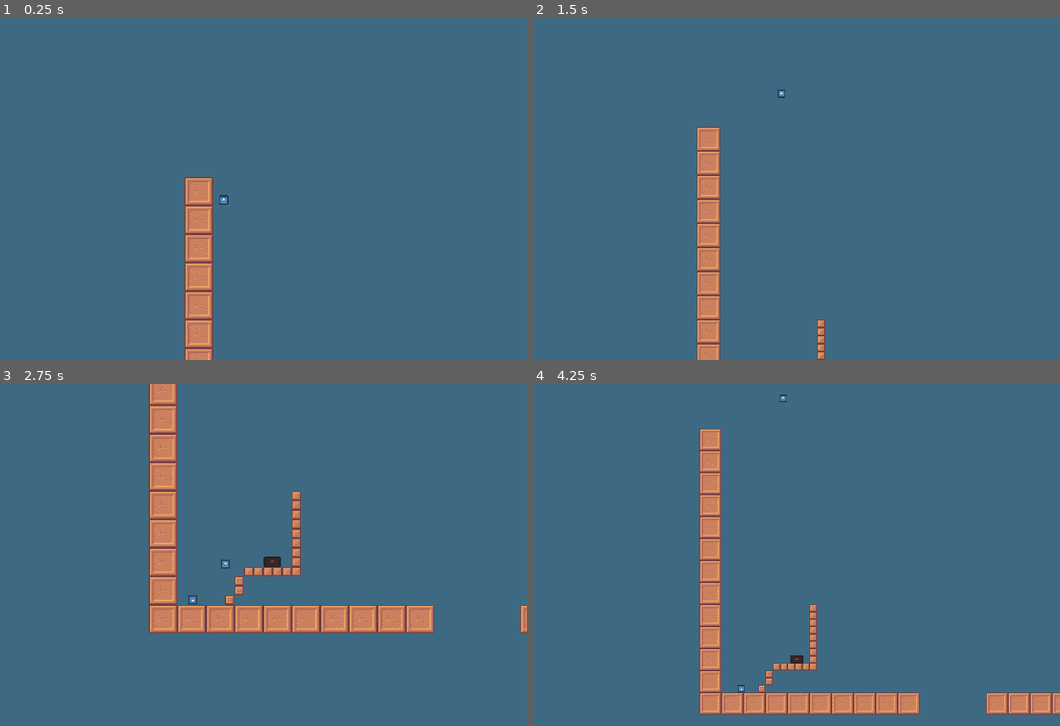
Above: before the commit, frames 1-4 (two rows, left to right).
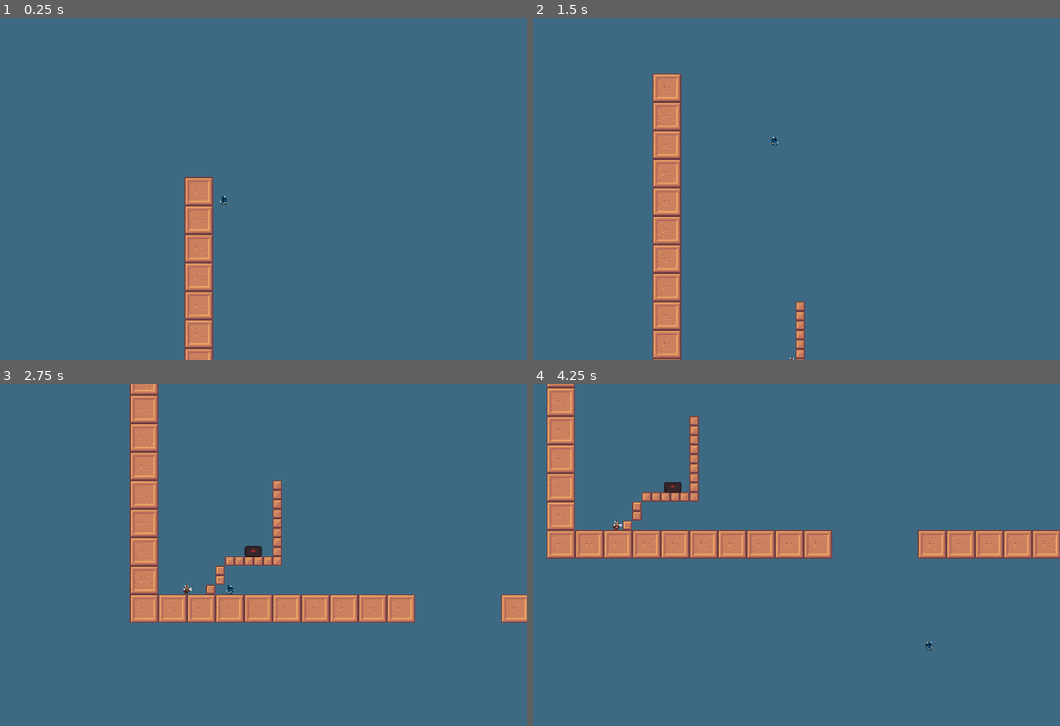
Above: after the commit, the same moments.

Repository: Shaayer/Platformer-Race
Game: Godot game, scene res://control.tscn
Same seed, same stepped clock (60 frames per second), same inputs: the game is played once before the commit and once after it. The engine's default icon, where the game draws it, is replaced by a stand-in: a white triangle on a blue panel in a dark square.
Inputs:
- Up to frame 1 (0.25 s): no input
- Up to frame 2 (1.5 s): hold 1 (1) 0.53-1.28 s; hold Right (ui_right) from 0.53 s (still down); tap Up (ui_up) at 0.77, 1.07 s; tap 2 (2) at 0.8, 1.35 s
- Up to frame 3 (2.75 s): tap Up (ui_up) at 1.52, 1.82 s; tap A (a) at 1.55, 2.1 s; release Right (ui_right) at 2.03 s; hold Left (ui_left) from 2.03 s (still down); tap D (d) at 2.3 s
- Up to frame 4 (4.25 s): release Left (ui_left) at 2.78 s; hold Right (ui_right) from 2.78 s (still down); tap D (d) at 2.85 s; tap Up (ui_up) at 3.02, 3.32, 3.77, 3.8, 4.07 s; tap W (w) at 3.05, 3.6 s

The runs differ from the first frame. In frame 1, less than 0.1% of the frame differs, in the area x 41-44%, y 51-55%; in frame 2, 8.2%; in frame 3, 12%; in frame 4, 17%, in the area x 2-100%, y 0-97%.

Commit message:
music, push off wall jumping, and player icons

Diff:
--- a/CharacterBody2D.gd
+++ b/CharacterBody2D.gd
@@ -5,11 +5,13 @@
 @onready var left = $Left
 @onready var wall: RayCast2D = $Wall
 
-const SPEED = 300.0
+const SPEED = 7000
 const JUMP_VELOCITY = -400.0
 # Get the gravity from the project settings to be synced with RigidBody nodes.
 var gravity = ProjectSettings.get_setting("physics/2d/default_gravity")
 var canJump=false
+var onWall="none"
+var acceleration=0
 func _ready():
 	$Area2D.player=self
 
@@ -21,6 +23,8 @@
 		left.enabled=true
 		right.enabled=true
 		canJump=false
+		onWall="none"
+		acceleration=0
 
 	# Handle jump.
 	if Input.is_action_just_pressed("ui_up") and is_on_floor():
@@ -30,32 +34,43 @@
 	# As good practice, you should replace UI actions with custom gameplay actions.
 	var direction = Input.get_axis("ui_left", "ui_right")
 	if direction:
-		velocity.x = direction * SPEED
-	else:
-		velocity.x = move_toward(velocity.x, 0, SPEED)
+		velocity.x += direction * SPEED
+	if direction==-1:
+		$Image.flip_h=false
+	if direction==1:
+		$Image.flip_h=true
+
+	velocity.x = lerpf(velocity.x, 0,0.95)
+	print(velocity.x)
 	#if is_on_wall_only() and velocity.y>0:
 
 	if left.is_colliding():
 			left.enabled=false
 			right.enabled=true
 			canJump=true
-			print("left")
+			onWall="left"
 	if right.is_colliding():
 			left.enabled=true
 			right.enabled=false
 			canJump=true
-			print("right")
+			onWall="right"
 	if wall.is_colliding():
-		print("wall")
+		pass
 	else:
 		canJump=false
 	if canJump and velocity.y>0:
 			if Input.is_action_just_pressed("ui_up"):
 				velocity.y = JUMP_VELOCITY
 				canJump=false
+				if onWall=="right":
+						acceleration=-600
+				elif onWall=="left":
+						acceleration=600
 			else:
 				velocity.y=3000*delta
 
+	velocity.x+=acceleration
+	acceleration=lerpf(acceleration, 0,0.093)
 	move_and_slide()
 
 func death():
--- a/control.tscn
+++ b/control.tscn
@@ -7,7 +7,9 @@
 [ext_resource type="Texture2D" uid="uid://11ia1apqsi5w" path="res://icon.svg" id="3_2prb6"]
 [ext_resource type="Script" path="res://player.gd" id="3_b6ei8"]
 [ext_resource type="Script" path="res://PlayerArea.gd" id="5_g41vc"]
+[ext_resource type="Texture2D" uid="uid://bvadojubl8vbh" path="res://SomeCharacters_by_Ragewortt-svg (1).png" id="6_8tm54"]
 [ext_resource type="PackedScene" uid="uid://b15xiwyi573mn" path="res://enemy.tscn" id="7_7le2p"]
+[ext_resource type="Texture2D" uid="uid://b0cekmj14prms" path="res://SomeCharacters_by_Ragewortt-svg.png" id="7_hl74n"]
 [ext_resource type="Script" path="res://Finish.gd" id="9_a1yos"]
 [ext_resource type="Script" path="res://Area2D2.gd" id="10_b6xfx"]
 [ext_resource type="Script" path="res://Enemy2.gd" id="11_uggpo"]
@@ -15,6 +17,7 @@
 [ext_resource type="Script" path="res://UpDownEnemy.gd" id="13_auuwx"]
 [ext_resource type="Script" path="res://UpDownEnemy2.gd" id="14_hyugi"]
 [ext_resource type="Script" path="res://UpDownEnemy3.gd" id="15_55r3x"]
+[ext_resource type="AudioStream" uid="uid://2wt68hewulqn" path="res://song for platformer race real.mp3" id="16_vhiyd"]
 
 [sub_resource type="PhysicsMaterial" id="PhysicsMaterial_6p8ub"]
 
@@ -395,7 +398,7 @@
 position = Vector2(72, 10)
 safe_margin = 0.1
 
-[node name="Area2D" parent="Player" index="2"]
+[node name="Area2D" parent="Player" index="1"]
 script = ExtResource("5_g41vc")
 metadata/_edit_lock_ = true
 
@@ -426,12 +429,19 @@
 hit_from_inside = true
 metadata/_edit_lock_ = true
 
+[node name="Image" type="Sprite2D" parent="Player"]
+position = Vector2(3.27826e-07, 3.8743e-07)
+scale = Vector2(0.116984, 0.116984)
+texture = ExtResource("6_8tm54")
+
 [node name="Player2" parent="." instance=ExtResource("2_lrtyq")]
 position = Vector2(108, 10)
 script = ExtResource("3_b6ei8")
 
-[node name="Icon" parent="Player2" index="0"]
-rotation = 3.14159
+[node name="Image" type="Sprite2D" parent="Player2"]
+position = Vector2(0, -4.76837e-07)
+scale = Vector2(0.116883, 0.116883)
+texture = ExtResource("7_hl74n")
 
 [node name="Area2D" parent="Player2" index="2"]
 script = ExtResource("5_g41vc")
@@ -587,6 +597,12 @@
 }
 autoplay = "move"
 
+[node name="AudioStreamPlayer" type="AudioStreamPlayer" parent="."]
+stream = ExtResource("16_vhiyd")
+autoplay = true
+bus = &"music"
+parameters/looping = true
+
 [connection signal="area_entered" from="Area2D" to="Area2D" method="_on_area_entered"]
 [connection signal="area_entered" from="Area2D2" to="Area2D2" method="_on_area_entered"]
 [connection signal="area_entered" from="Enemy2" to="Enemy2" method="_on_area_entered"]
--- /dev/null
+++ b/default_bus_layout.tres
@@ -0,0 +1,10 @@
+[gd_resource type="AudioBusLayout" format=3 uid="uid://cis4tiifin6kq"]
+
+[resource]
+bus/0/volume_db = -0.030508
+bus/1/name = &"music"
+bus/1/solo = false
+bus/1/mute = false
+bus/1/bypass_fx = false
+bus/1/volume_db = -17.6573
+bus/1/send = &"Master"
--- a/player.gd
+++ b/player.gd
@@ -5,12 +5,13 @@
 @onready var left = $Left2
 @onready var wall: RayCast2D = $Wall2
 
-const SPEED = 300.0
+const SPEED = 7000
 const JUMP_VELOCITY = -400.0
-
 # Get the gravity from the project settings to be synced with RigidBody nodes.
 var gravity = ProjectSettings.get_setting("physics/2d/default_gravity")
 var canJump=false
+var onWall="none"
+var acceleration=0
 func _ready():
 	$Area2D.player=self
 
@@ -21,6 +22,9 @@
 	else:
 		left.enabled=true
 		right.enabled=true
+		canJump=false
+		onWall="none"
+		acceleration=0
 
 	# Handle jump.
 	if Input.is_action_just_pressed("w") and is_on_floor():
@@ -30,42 +34,46 @@
 	# As good practice, you should replace UI actions with custom gameplay actions.
 	var direction = Input.get_axis("a", "d")
 	if direction:
-		velocity.x = direction * SPEED
-	else:
-		velocity.x = move_toward(velocity.x, 0, SPEED)
-
+		velocity.x += direction * SPEED
+	if direction==-1:
+		$Image.flip_h=false
+	if direction==1:
+		$Image.flip_h=true
+	velocity.x = lerpf(velocity.x, 0,0.95)
+	print(velocity.x)
 	#if is_on_wall_only() and velocity.y>0:
 
 	if left.is_colliding():
 			left.enabled=false
 			right.enabled=true
 			canJump=true
-			print("left")
+			onWall="left"
 	if right.is_colliding():
 			left.enabled=true
 			right.enabled=false
 			canJump=true
-			print("right")
+			onWall="right"
 	if wall.is_colliding():
-		print("wall")
+		pass
 	else:
 		canJump=false
 	if canJump and velocity.y>0:
 			if Input.is_action_just_pressed("w"):
 				velocity.y = JUMP_VELOCITY
 				canJump=false
+				if onWall=="right":
+						acceleration=-600
+				elif onWall=="left":
+						acceleration=600
 			else:
 				velocity.y=3000*delta
 
+	velocity.x+=acceleration
+	acceleration=lerpf(acceleration, 0,0.093)
 	move_and_slide()
 
 func death():
-	position=Vector2(82,9)
-
-func victory():
-	$Label2.show()
-	$Label2.global_position=Vector2(6368,291)
-	Engine.time_scale=0
+	position=Vector2(108,10)
 
 func disable():
 	hide()
@@ -74,3 +82,9 @@
 func enable():
 	show()
 	set_collision_layer_value(1,true)
+
+
+func victory():
+	$Label2.global_position=Vector2(6368,291)
+	$Label2.show()
+	Engine.time_scale=0
--- a/player.tscn
+++ b/player.tscn
@@ -1,7 +1,6 @@
-[gd_scene load_steps=4 format=3 uid="uid://bp7brqsuvqqrb"]
+[gd_scene load_steps=3 format=3 uid="uid://bp7brqsuvqqrb"]
 
 [ext_resource type="Script" path="res://CharacterBody2D.gd" id="1_bjmr6"]
-[ext_resource type="Texture2D" uid="uid://11ia1apqsi5w" path="res://icon.svg" id="2_slujv"]
 
 [sub_resource type="RectangleShape2D" id="RectangleShape2D_l6q1f"]
 size = Vector2(18, 18)
@@ -9,11 +8,6 @@
 [node name="Player" type="CharacterBody2D"]
 position = Vector2(51, 9)
 script = ExtResource("1_bjmr6")
-
-[node name="Icon" type="Sprite2D" parent="."]
-scale = Vector2(0.138672, 0.140625)
-texture = ExtResource("2_slujv")
-metadata/_edit_lock_ = true
 
 [node name="CollisionShape2D" type="CollisionShape2D" parent="."]
 shape = SubResource("RectangleShape2D_l6q1f")
Binary file added: SomeCharacters_by_Ragewortt-svg (1).png
Binary file added: SomeCharacters_by_Ragewortt-svg.png
Not shown: 1 places in control.tscn that only renumber resources
Not shown, added: song for platformer race real.mp3
